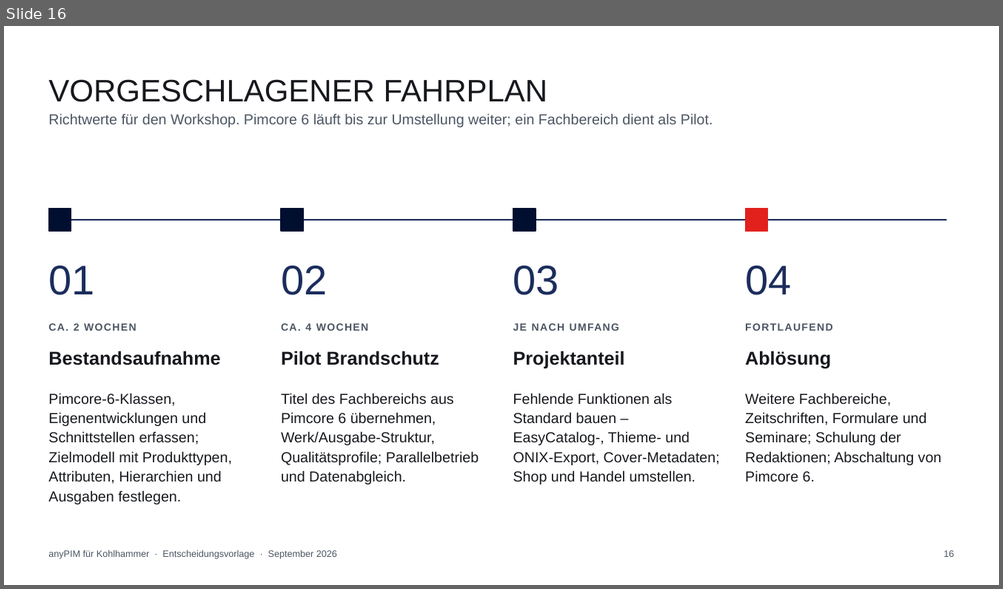
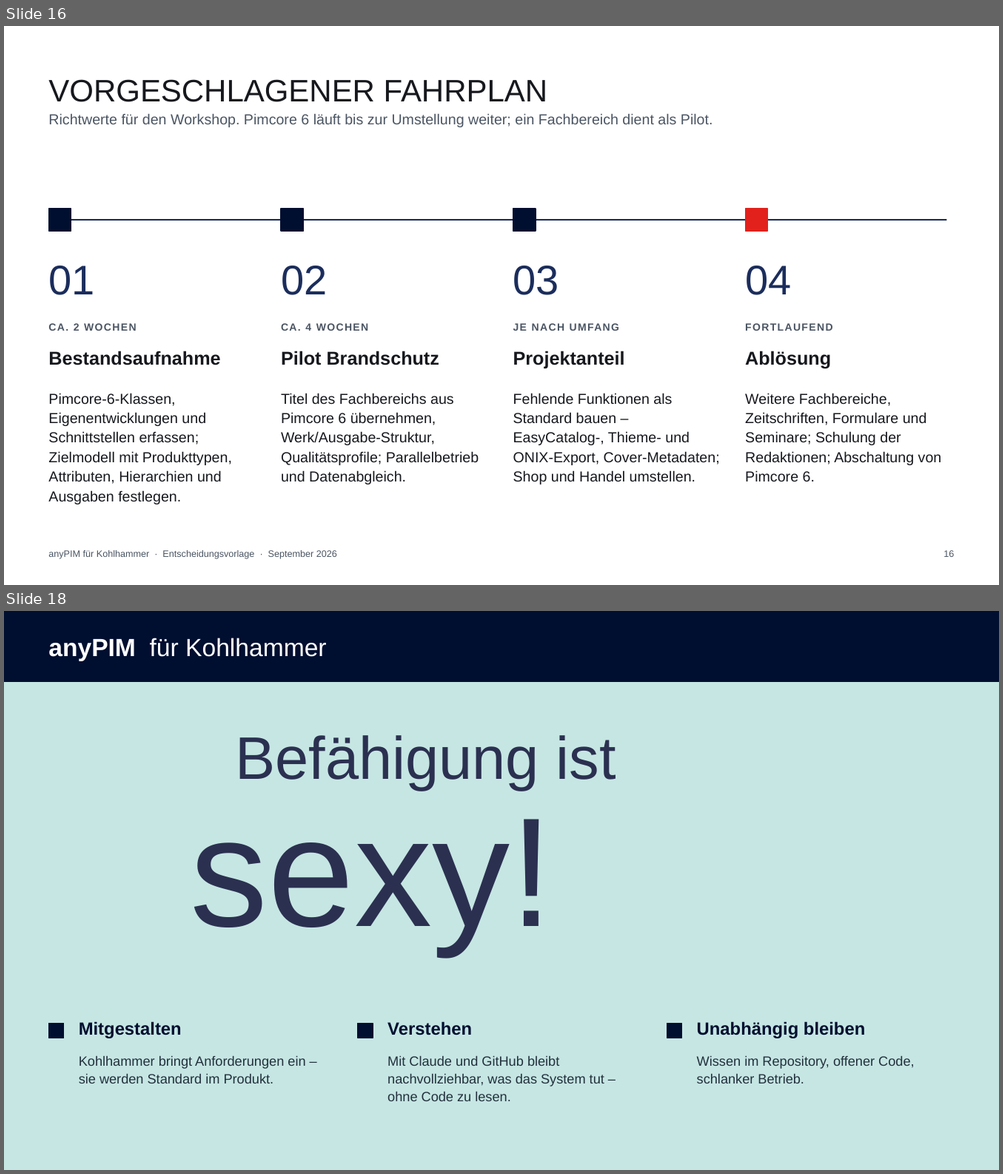
Before and after one commit to incoxx/publixx-pim, a slide deck: docs/sales/kohlhammer-anypim-vs-pimcore.pptx. Shown one above the other, each under a label of ours: slide 16 before the commit, slides 16 and 18 after it; the slides between them are not shown. The pictures are 1003x589 and 1003x1174 pixels, drawn with LibreOffice and Linux fonts; fonts in the diff are those of the drawing. Boxes give left, top, right and bottom in pixels: in the first picture for what was removed or moved away, otherwise in the second. Text is boxed around its words. In the diff, an @@ line names an element or a change of style, - is before the commit and + after.

```diff
--- a/docs/sales/kohlhammer-anypim-vs-pimcore.pptx
+++ b/docs/sales/kohlhammer-anypim-vs-pimcore.pptx
@@ slide 18 added at box(4, 611, 999, 1170), background #C6E6E3 @@
@@ rectangle added at box(4, 611, 999, 682), fill #000E2F, outline #000E2F 1 pt @@
@@ text added at box(48, 638, 326, 661), 24 pt, text #FFFFFF @@
+anyPIM für Kohlhammer
@@ text added at box(235, 735, 616, 790), 58 pt, text #2B3050 @@
+Befähigung ist
@@ text added at box(190, 819, 553, 954), 150 pt, text #2B3050 @@
+sexy!
@@ rectangle added at box(48, 1024, 64, 1039), fill #000E2F, outline #000E2F 1 pt @@
@@ text added at box(79, 1022, 182, 1039), 17 pt, text #000E2F, bold @@
+Mitgestalten
@@ rectangle added at box(358, 1024, 373, 1039), fill #000E2F, outline #000E2F 1 pt @@
@@ text added at box(387, 1022, 472, 1036), 17 pt, text #000E2F, bold @@
+Verstehen
@@ rectangle added at box(666, 1024, 681, 1039), fill #000E2F, outline #000E2F 1 pt @@
@@ text added at box(697, 1022, 865, 1039), 17 pt, text #000E2F, bold @@
+Unabhängig bleiben
@@ text added at box(79, 1056, 305, 1084), 13 pt, text #22303C @@
+Kohlhammer bringt Anforderungen ein – sie werden Standard im Produkt.
@@ text added at box(387, 1056, 604, 1102), 13 pt, text #22303C @@
+Mit Claude und GitHub bleibt nachvollziehbar, was das System tut – ohne Code zu lesen.
@@ text added at box(697, 1056, 913, 1084), 13 pt, text #22303C @@
+Wissen im Repository, offener Code, schlanker Betrieb.
```
Also in this commit, not shown: 1 slide changed, 1 other file.
